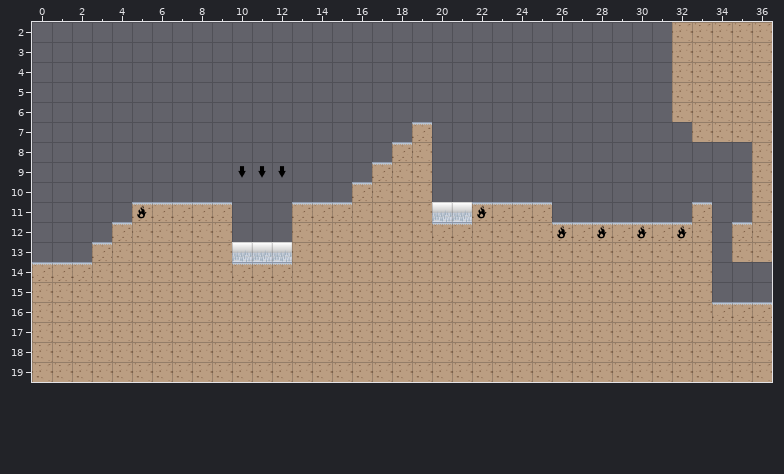
A Tiled map (JSON) gets an edit: resources/maps/level1_stage1.json. Above, as it was before the edit.
Cells are 64x64 px. Shown: x 0..36, y 2..19.
After:
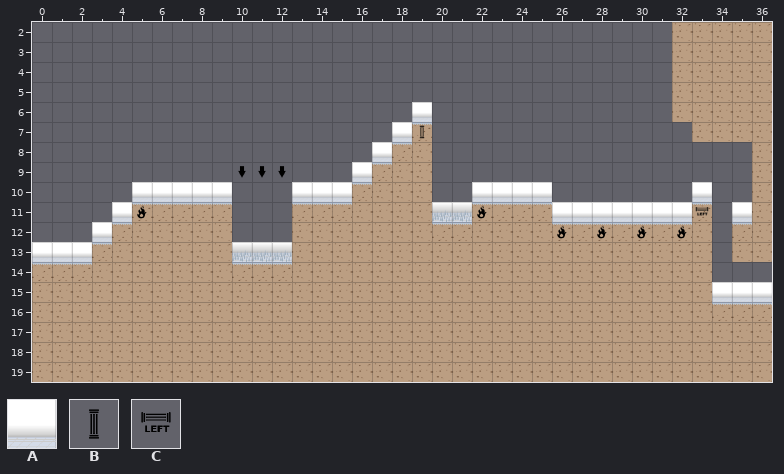
Key: from "tilesheet": A 2, B 9, C 11.
_ is an empty cell.
From old to new:
Layer "background":
Tile A is added in row 6 at x 19; in row 7 at x 18; in row 8 at x 17; in row 9 at x 16; in row 10 at x 5 to 9, 13 to 15, 22 to 25 and 33; in row 11 at x 4, 26 to 32 and 35.
Tile A is added in row 12 at x 3; in row 13 at x 0 to 2; in row 15 at x 34 to 36.
Layer "traps":
Tile B is added in row 7 at x 19.
Tile C is added in row 11 at x 33.
